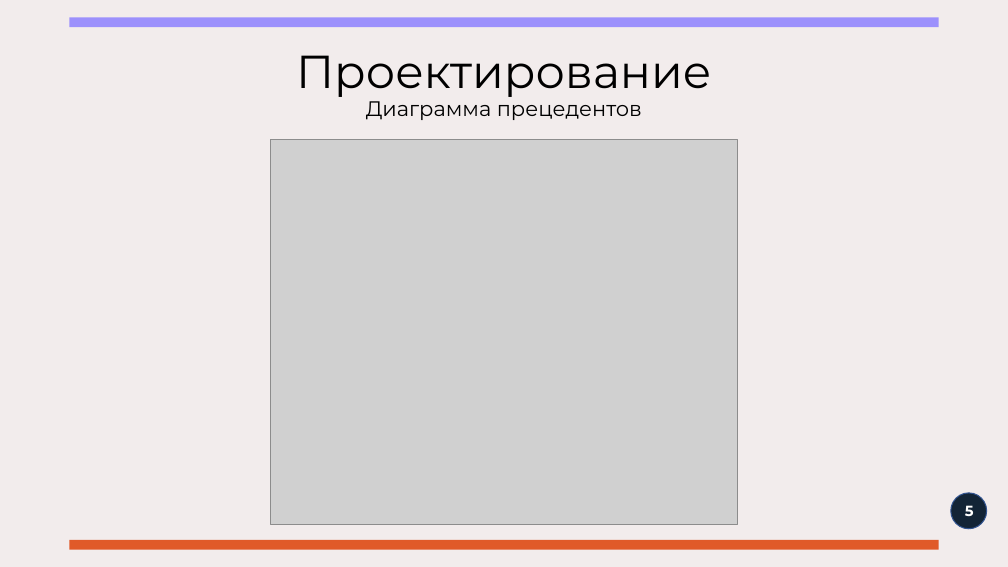
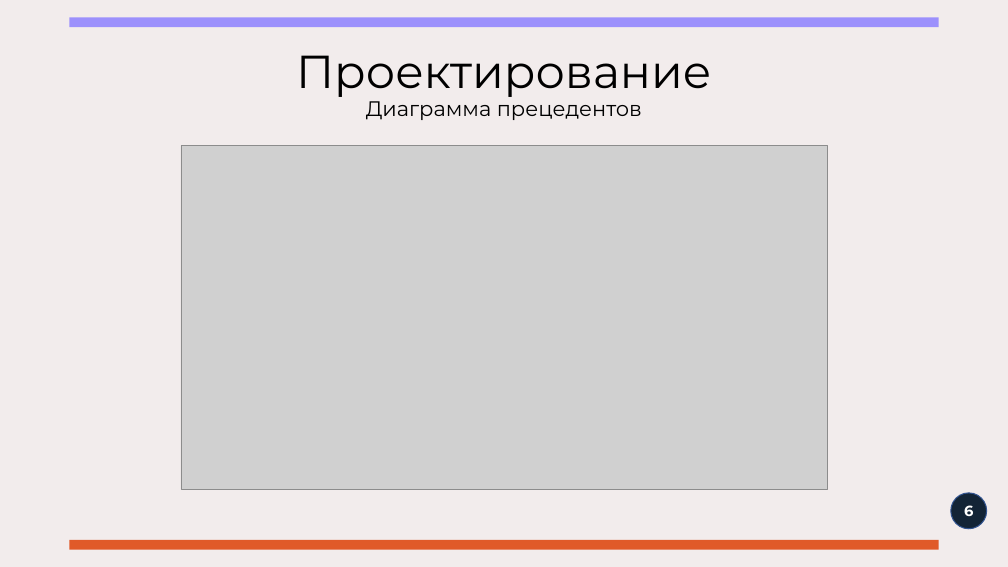
Before and after one commit to Hiraeth-qw/TP_TourAgency, a slide deck: slide 6 of Documents/ПРИ123-ТП-КП-Презентация-Ле.pptx (slide 5 before the commit). Drawn at 1008x567 pixels with LibreOffice and Linux fonts; fonts in the diff are those of the drawing; grey boxes stand for pictures. Boxes give left, top, right and bottom in pixels: in the first picture for what was removed or moved away, otherwise in the second. Text is boxed around its words. In the diff, an @@ line names an element or a change of style, - is before the commit and + after.

Commit message:
Изменены презентация, ПЗ, диаграммы прецедентов, состояний и деятельности

```diff
--- a/Documents/ПРИ123-ТП-КП-Презентация-Ле.pptx
+++ b/Documents/ПРИ123-ТП-КП-Презентация-Ле.pptx
@@ picture: place and size @@
-picture at [271,140,737,524]
+picture at [181,146,827,490]
@@ page number at [964,505,973,516]: text changed @@
-5
+6
```
Also in this commit, not shown: 1 other slide changed, 10 slides added, 4 other files.
